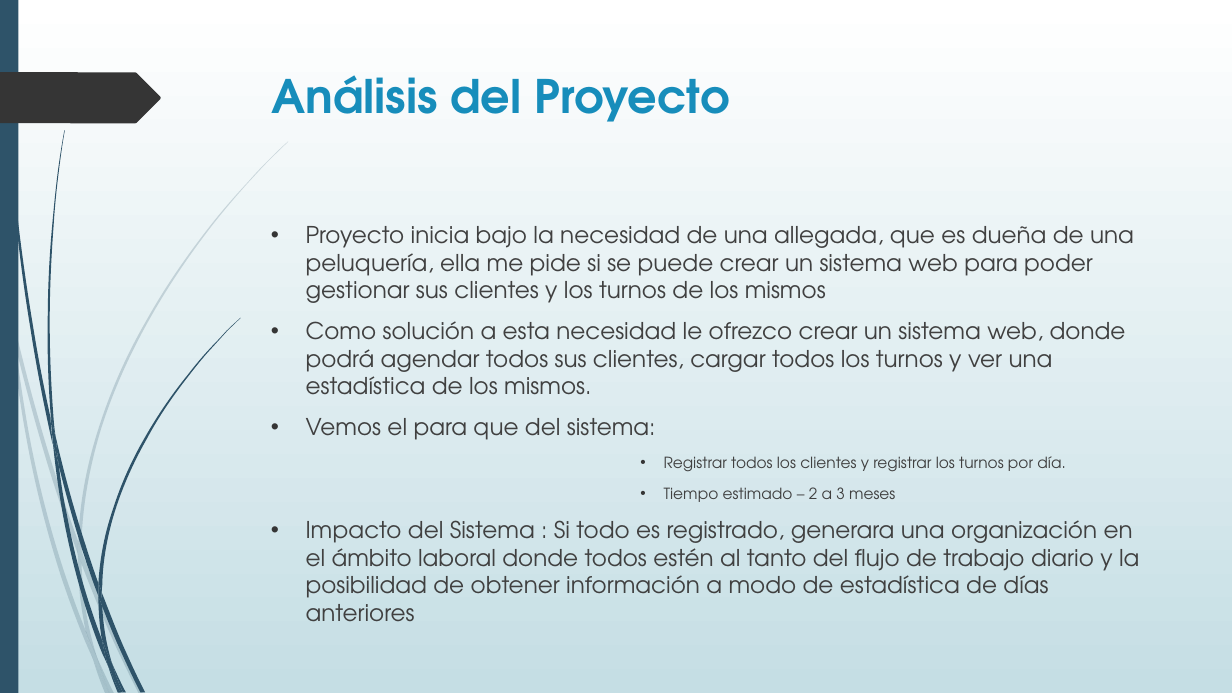
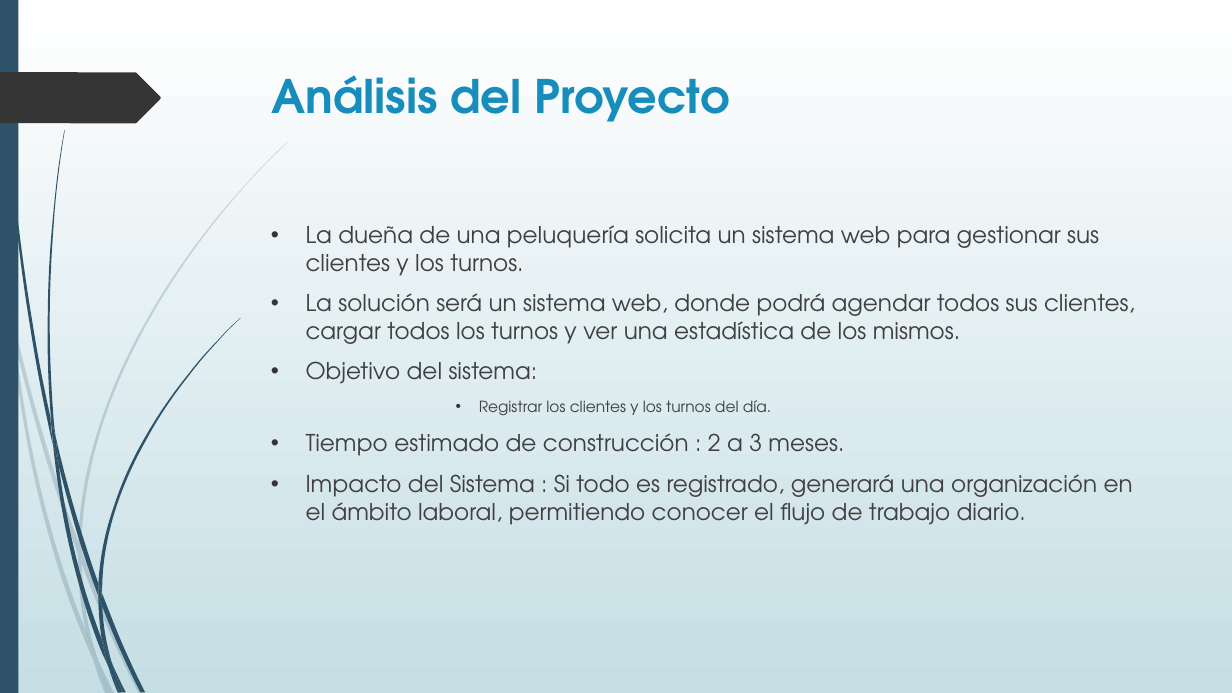
Before and after one commit to MarcosIscovich/ProyectoPeluImagen, a slide deck: slide 2 of Documentacion/PresentaciónProyectoFinal.pptx. Drawn at 1232x693 pixels with LibreOffice and Linux fonts; fonts in the diff are those of the drawing. Boxes give left, top, right and bottom in pixels: in the first picture for what was removed or moved away, otherwise in the second. Text is boxed around its words. In the diff, an @@ line names an element or a change of style, - is before the commit and + after.

Commit message:
modificaciones powere y sistema

```diff
--- a/Documentacion/PresentaciónProyectoFinal.pptx
+++ b/Documentacion/PresentaciónProyectoFinal.pptx
@@ text at (306, 225, 1135, 525): text changed @@
-• Proyecto inicia bajo la necesidad de una allegada, que es dueña de una peluquería, ella me pide si se puede crear un sistema web para poder gestionar sus clientes y los turnos de los mismos
-• Como solución a esta necesidad le ofrezco crear un sistema web, donde podrá agendar todos sus clientes, cargar todos los turnos y ver una estadística de los mismos.
-• Vemos el para que del sistema:
-                • Registrar todos los clientes y registrar los turnos por día.
-                • Tiempo estimado – 2 a 3 meses
-• Impacto del Sistema : Si todo es registrado, generara una organización en el ámbito laboral donde todos estén al tanto del flujo de trabajo diario y la posibilidad de obtener información a modo de estadística de días anteriores
+• La dueña de una peluquería solicita un sistema web para gestionar sus clientes y los turnos.
+• La solución será un sistema web, donde podrá agendar todos sus clientes, cargar todos los turnos y ver una estadística de los mismos.
+• Objetivo del sistema:
+        • Registrar los clientes y los turnos del día.
+• Tiempo estimado de construcción : 2 a 3 meses.
+• Impacto del Sistema : Si todo es registrado, generará una organización en el ámbito laboral, permitiendo conocer el flujo de trabajo diario.
```
Also in this commit, not shown: 2 other slides changed, 2 other files.
